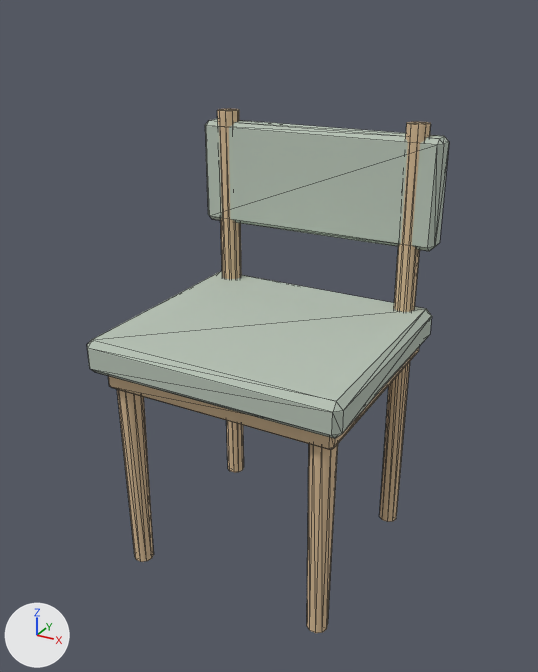
Renders of the glTF model second-room/assets/furniture/kids_chair.glb from each side of a commit.
Rendered twice from a camera (50 mm lens) standing at (0.425, -0.778, 0.707) and looking at (0.005, -0.014, 0.325). Every picture has the same lights, and +X, +Y and +Z are marked at lower left. The older version comes first. Mesh edges are drawn as thin lines. Vertices at exactly the same position are counted once.

The first picture shows 'kids_chair_oak', 'kids_chair_sage'.
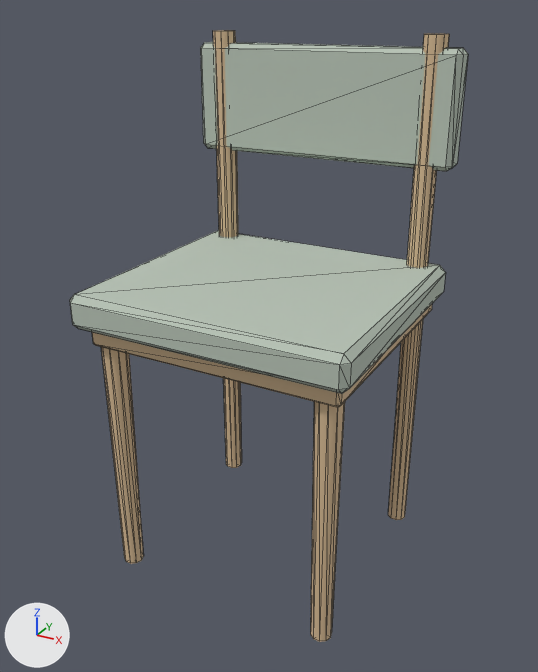
Location of each change, [x1, y1, x2, y2] in pixels of the pictures (538 x 672 px; the box of a moved part takes in the faces that stretch with it):
'kids_chair_sage', reshaped (10% wider, 10% taller)
    before: [87, 119, 449, 439]
    after: [70, 42, 468, 394]
'kids_chair_oak', reshaped (10% wider, 17% taller)
    before: [108, 109, 431, 633]
    after: [92, 30, 449, 642]
part 1 of me_kids_chair_oak, moved or reshaped
    before: [117, 389, 154, 562]
    after: [101, 347, 144, 564]
part 2 of me_kids_chair_oak, moved or reshaped
    before: [307, 444, 338, 633]
    after: [311, 402, 345, 642]
part 3 of me_kids_chair_oak, moved or reshaped
    before: [217, 109, 244, 472]
    after: [213, 30, 242, 468]
part 4 of me_kids_chair_oak, moved or reshaped
    before: [380, 122, 431, 522]
    after: [388, 34, 449, 520]
part 5 of me_kids_chair_oak, moved or reshaped
    before: [108, 348, 419, 450]
    after: [92, 304, 432, 408]
part 6 of me_kids_chair_sage, moved or reshaped
    before: [87, 271, 432, 439]
    after: [70, 231, 446, 394]
part 7 of me_kids_chair_sage, moved or reshaped
    before: [205, 119, 449, 251]
    after: [201, 42, 468, 171]

The change, as a diff of the scene's bpy script:
```diff
--- a/second-room/assets/furniture/kids_chair.glb.py
+++ b/second-room/assets/furniture/kids_chair.glb.py
@@ me_kids_chair_oak @@
 # used by ob_kids_chair_oak; location = (0.0, 0.0, 0.0)
-me_kids_chair_oak.from_pydata(...)  # 112 vertices, 204 faces; spans x -0.155..0.155, y -0.145..0.145, z 0.0..0.58
+me_kids_chair_oak.from_pydata(...)  # 112 vertices, 204 faces; spans x -0.165..0.165, y -0.155..0.155, z 0.0..0.68
+# me_kids_chair_oak part 1: the loose piece of 22 vertices spanning x -0.152..-0.118, y -0.141..-0.109, z 0.0..0.3 is scaled about its middle by (1, 1, 1.2), then moved by (-0.01, -0.01, 0.03)
+# me_kids_chair_oak part 2: the loose piece of 22 vertices spanning x 0.118..0.152, y -0.141..-0.109, z 0.0..0.3 is scaled about its middle by (1, 1, 1.2), then moved by (0.01, -0.01, 0.03)
+# me_kids_chair_oak part 3: the loose piece of 22 vertices spanning x -0.15..-0.12, y 0.111..0.139, z 0.0..0.58 is scaled about its middle by (1, 1, 1.17), then moved by (-0.01, 0.01, 0.05)
+# me_kids_chair_oak part 4: the loose piece of 22 vertices spanning x 0.12..0.15, y 0.111..0.139, z 0.0..0.58 is scaled about its middle by (1, 1, 1.17), then moved by (0.01, 0.01, 0.05)
+# me_kids_chair_oak part 5: the loose piece of 24 vertices spanning x -0.155..0.155, y -0.145..0.145, z 0.27..0.3 is scaled about its middle by (1.07, 1.07, 1), then moved by (0.0, 0.0, 0.06)
 me_kids_chair_oak.materials.append(mat_oak)
@@ me_kids_chair_sage @@
 # used by ob_kids_chair_sage; location = (0.0, 0.0, 0.0)
-me_kids_chair_sage.from_pydata(...)  # 48 vertices, 88 faces; spans x -0.17..0.17, y -0.165..0.147, z 0.296..0.565
+me_kids_chair_sage.from_pydata(...)  # 48 vertices, 88 faces; spans x -0.18..0.18, y -0.175..0.157, z 0.356..0.665
+# me_kids_chair_sage part 6: the loose piece of 24 vertices spanning x -0.17..0.17, y -0.165..0.145, z 0.296..0.34 is scaled about its middle by (1.06, 1.07, 1), then moved by (0.0, 0.0, 0.06)
+# me_kids_chair_sage part 7: the loose piece of 24 vertices spanning x -0.17..0.17, y 0.113..0.147, z 0.425..0.565 is scaled about its middle by (1.06, 1, 1), then moved by (0.0, 0.01, 0.1)
 me_kids_chair_sage.materials.append(mat_sage)
```
